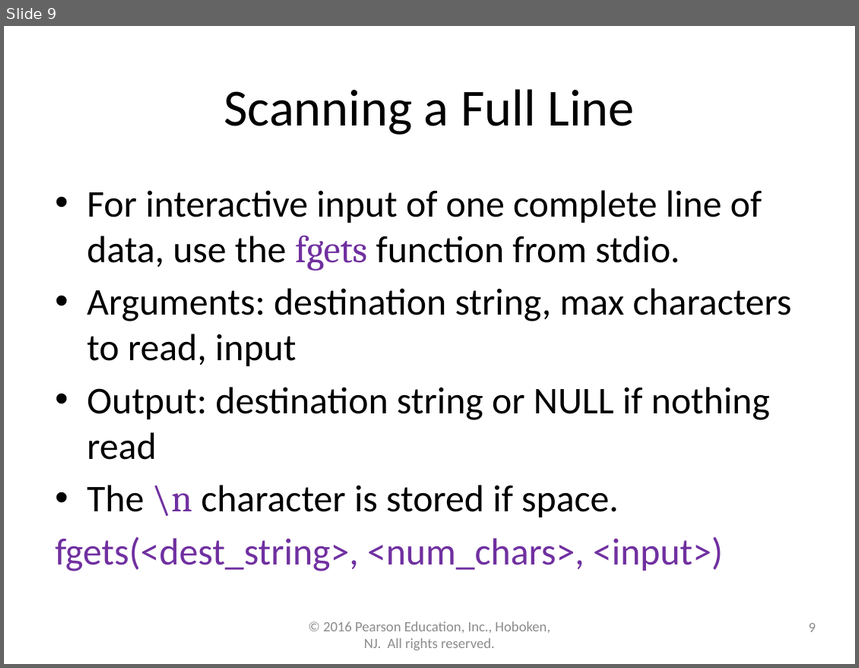
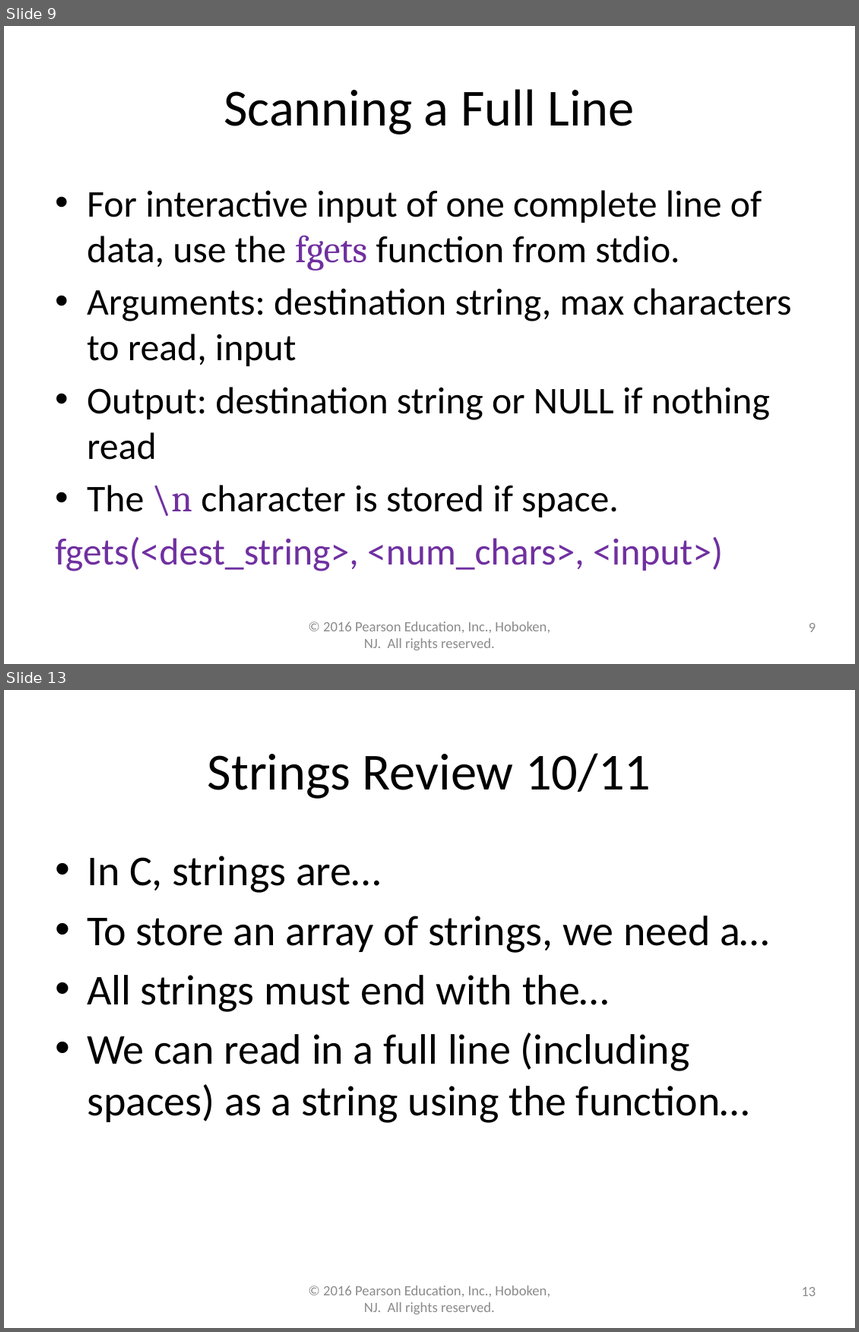
Before and after one commit to lgw2/lgw2.github.io, a slide deck: _teaching/csci112-fall-2023/lectures/ppts/Chapter8.pptx. Shown one above the other, each under a label of ours: slide 9 before the commit, slides 9 and 13 after it; the slides between them are not shown. The pictures are 859x668 and 859x1332 pixels, drawn with LibreOffice and Linux fonts; fonts in the diff are those of the drawing. Boxes give left, top, right and bottom in pixels: in the first picture for what was removed or moved away, otherwise in the second. Text is boxed around its words. In the diff, an @@ line names an element or a change of style, - is before the commit and + after.

```diff
--- a/_teaching/csci112-fall-2023/lectures/ppts/Chapter8.pptx
+++ b/_teaching/csci112-fall-2023/lectures/ppts/Chapter8.pptx
@@ slide 13 added at <box>4,690,855,1328</box>, background #FFFFFF @@
@@ title added at <box>208,753,651,799</box>, 44 pt, text #000000 @@
+Strings Review 10/11
@@ text added at <box>87,856,769,1123</box>, 36 pt, text #000000 @@
+• In C, strings are…
+• To store an array of strings, we need a…
+• All strings must end with the…
+• We can read in a full line (including spaces) as a string using the function…
@@ text added at <box>323,1286,550,1315</box>, 12 pt, text #8C8C8C @@
+© 2016 Pearson Education, Inc., Hoboken, NJ. All rights reserved.
@@ page number added at <box>802,1287,816,1296</box>, 12 pt, text #8C8C8C @@
+13
```
Also in this commit, not shown: 1 slide changed, 2 other slides added, 1 other file.
